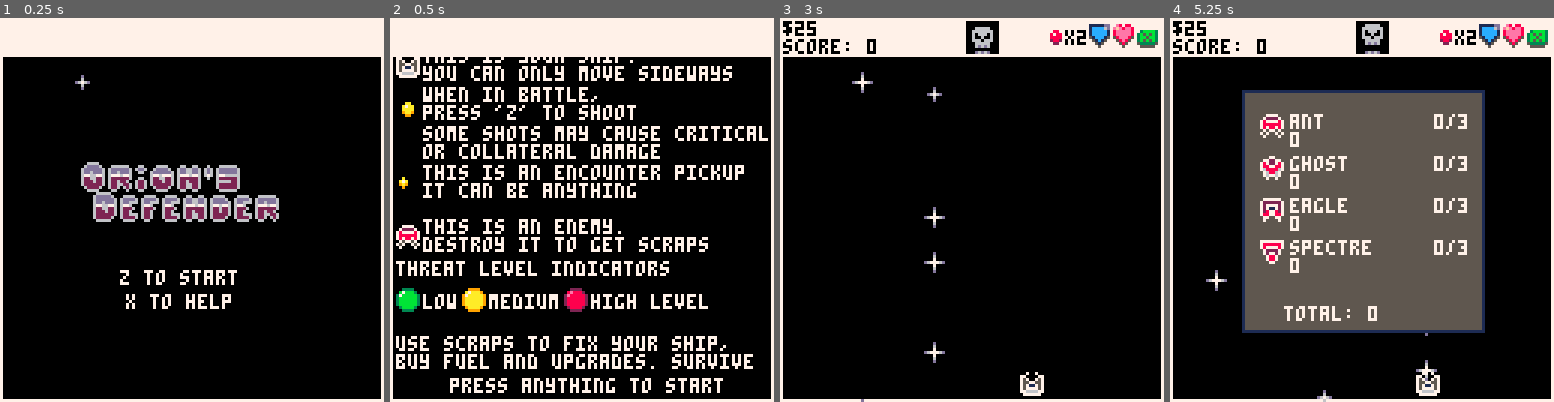
Above: before the commit, frames 1-4 (left to right).
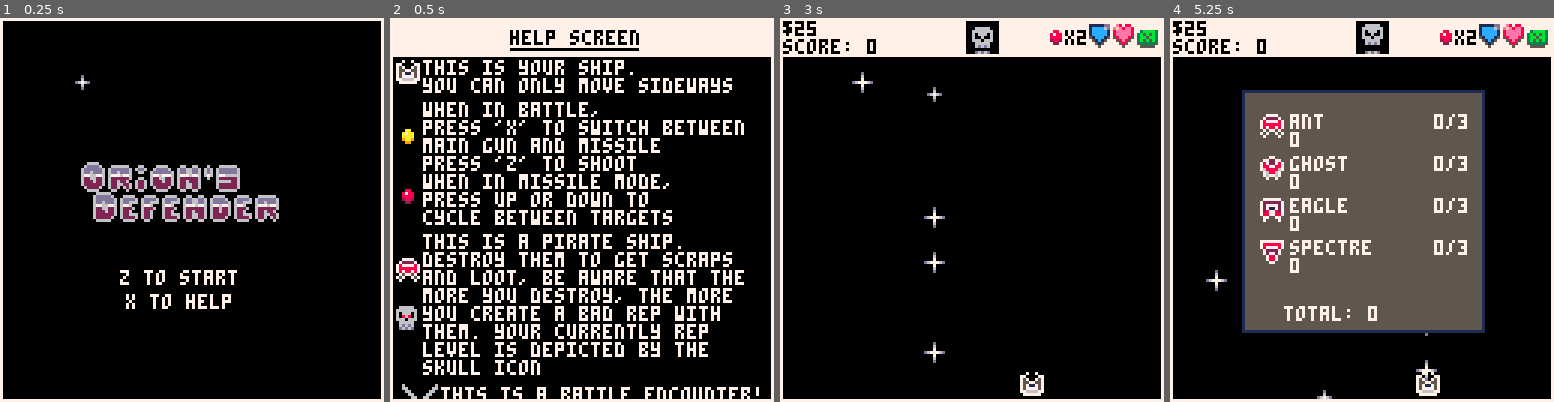
Above: after the commit, the same moments.

Repository: NinetiesPaul/Orion-s-Defender
Game: PICO-8 cartridge orionsdefender.p8
Two runs of this game, one before a commit and one after it. Both use one fixed random seed, a clock stepped at 60 frames per second and the inputs below.
Inputs:
- Up to frame 1 (0.25 s): no input
- Up to frame 2 (0.5 s): tap X (X key) at 0.33 s
- Up to frame 3 (3 s): tap O (Z key) at 0.7, 1.7, 2.1, 2.5, 2.9 s; tap X (X key) at 1.07, 1.85, 2.97 s; hold Right 1.6-2.1 s; hold Up 2.15-2.42 s; hold Right from 2.47 s (still down)
- Up to frame 4 (5.25 s): release Right at 3.03 s; hold Left 3.08-3.58 s; tap O (Z key) every 0.4 s from 3.3 to 4.9 s; hold Down 3.63-3.97 s; hold Right 4.02-4.68 s; tap X (X key) at 4.08, 5.2 s; hold Up 4.73-5.03 s; hold Left from 5.08 s (still down)

The runs differ from the first frame. In frame 1, 9.2% of the frame differs, in the area x 0-100%, y 0-11%; in frame 2, 29%, in the area x 1-99%, y 3-100%; in frame 3, less than 0.1%; in frame 4, less than 0.1%.

Commit message:
improved help text

Diff:
--- a/orionsdefender.p8
+++ b/orionsdefender.p8
@@ -25,6 +25,7 @@
 	rewards_given = false
 	battle_rewards = 0
 	show_stats = false
+	help_text_y = 0
 
 	-- player variables
 	cooldown_lvls = {3,2,1}
@@ -232,8 +233,6 @@
 
 function _draw()
 	cls()
-	rectfill(0,0,127,12,7)
-	rect(0,12,127,127, 7)
 
 	-- spr(siren_spr,64,72)
 
@@ -324,32 +323,36 @@
 	end
 
 	if current_view == 7 then -- help
-		print("help screen", 40, 2)
-
-		spr(017, 2, 12)
-		print("this is your ship. \nyou can only move sideways", 11, 10)
-
-		spr(001, 2, 26)
-		print("when in battle, \npress 'z' to shoot", 11, 23)
-		print("some shots may cause critical\nor collateral damage", 11, 36)
-
-		spr(000, 1, 51)
-		print("this is an encounter pickup\nit can be anything", 11, 49)
-
-		spr(009, 2, 69)
-		print("this is an enemy.\ndestroy it to get scraps", 11, 67)
-
-		print("threat level indicators", 2, 81)
-		spr(006, 2, 90)
-		print("low", 11, 92)
-		spr(022, 24, 90)
-		print("medium", 33, 92)
-		spr(038, 58, 90)
-		print("high level", 67, 92)
-
-		print("use scraps to fix your ship,\nbuy fuel and upgrades. survive", 2, 106)
-		print("press anything to start", 20, 120)
-	end
+		spr(017, 2, 14 + help_text_y)
+		print("this is your ship. \nyou can only move sideways", 11, 14 + help_text_y, 7)
+
+		spr(001, 2, 35 + help_text_y)
+		spr(016, 2, 55 + help_text_y)
+		print("when in battle, \npress 'x' to switch between\nmain gun and missile\npress 'z' to shoot", 11, 28 + help_text_y, 7)
+		print("when in missile mode,\npress up or down to\ncycle between targets", 11, 52 + help_text_y, 7)
+
+		spr(009, 2, 80 + help_text_y)
+		spr(030, 2, 96 + help_text_y)
+		spr(062, 2, 96 + help_text_y)
+		print("this is a pirate ship.\ndestroy them to get scraps\nand loot, be aware that the\nmore you destroy, the more\nyou create a bad rep with\nthem. your currently rep\nlevel is depicted by the\nskull icon", 11, 72 + help_text_y, 7)
+
+		spr(064, 2, 120 + help_text_y, 2, 2)
+		print("this is a battle encounter!\nload up!", 17, 123 + help_text_y)
+
+		spr(072, 2, 136 + help_text_y, 2, 2)
+		print("this is a store encounter.\nrefuel, rearm and upgrade", 17, 138 + help_text_y)
+
+		spr(072, 2, 154 + help_text_y, 2, 2)
+		spr(046, 10, 164 + help_text_y)
+		spr(062, 10, 164 + help_text_y)
+		print("this is a pirate owned shop,\nit's cheaper due to the\niffy origin of the ware,\nbut has no upgrades. you\ncan also pay off the\npirates to lower your bad\nrep with them", 17, 153 + help_text_y)
+
+		rectfill(1,1,126,12, 7)
+		print("help screen", 40, 4, 0)
+		line(40, 10, 82, 10, 0)
+	end
+
+	rect(0,0,127,127, 7)
 end
 
 function _update()
@@ -415,6 +418,11 @@
 
 	if current_view == 6 or current_view == 7 then
 		start()
+
+		if (btn(2)) help_text_y += 3
+		if (btn(3)) help_text_y -= 3
+		if (help_text_y > 0) help_text_y = 0
+		if (help_text_y < -69) help_text_y = -69
 	end
 
 	if current_view != 1 then
@@ -700,6 +708,7 @@
 end
 
 function draw_ui()
+	rectfill(0,0,127,12, 7)
 	if current_view == 2 then
 		current_weapon = (missile_mode) and "missile" or "main gun"
 		print("weapon: " .. current_weapon, 1, 1, 0)
